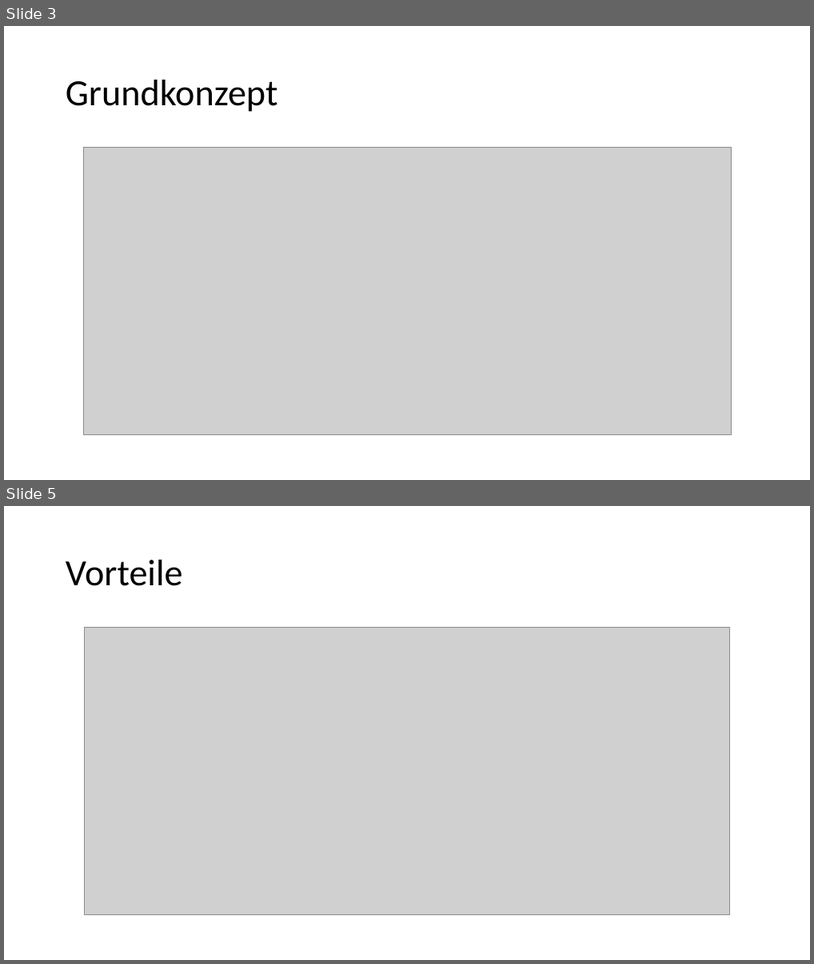
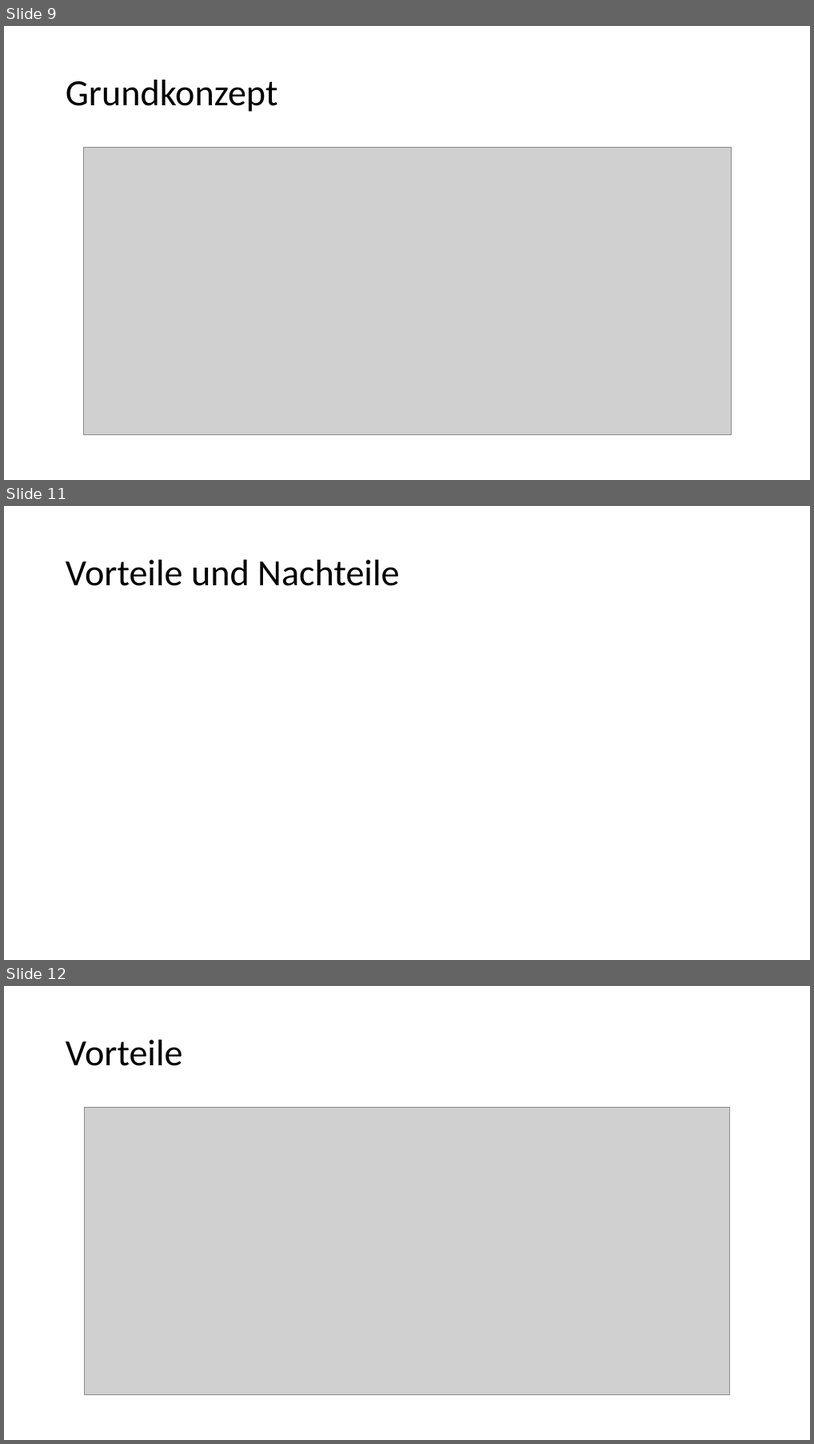
Before and after one commit to Philwi/HTWDresdenIMBeleg, a slide deck: FaaS.pptx. Shown one above the other, each under a label of ours: slides 3 and 5 before the commit, slides 9, 11 and 12 after it; the slides between them are not shown. The pictures are 814x964 and 814x1444 pixels, drawn with LibreOffice and Linux fonts; fonts in the diff are those of the drawing; grey boxes stand for pictures. Boxes give left, top, right and bottom in pixels: in the first picture for what was removed or moved away, otherwise in the second. Text is boxed around its words. In the diff, an @@ line names an element or a change of style, - is before the commit and + after.

```diff
--- a/FaaS.pptx
+++ b/FaaS.pptx
@@ slide 11 added at <box>4,506,810,960</box>, background #FFFFFF @@
@@ title added at <box>66,560,399,586</box>, 44 pt, text #000000 @@
+Vorteile und Nachteile
@@ what was slide 3 is now slide 9 @@
@@ what was slide 5 is now slide 12 @@
```
Also in this commit, not shown: 1 slide changed, 8 other slides added, 1 slide removed.
